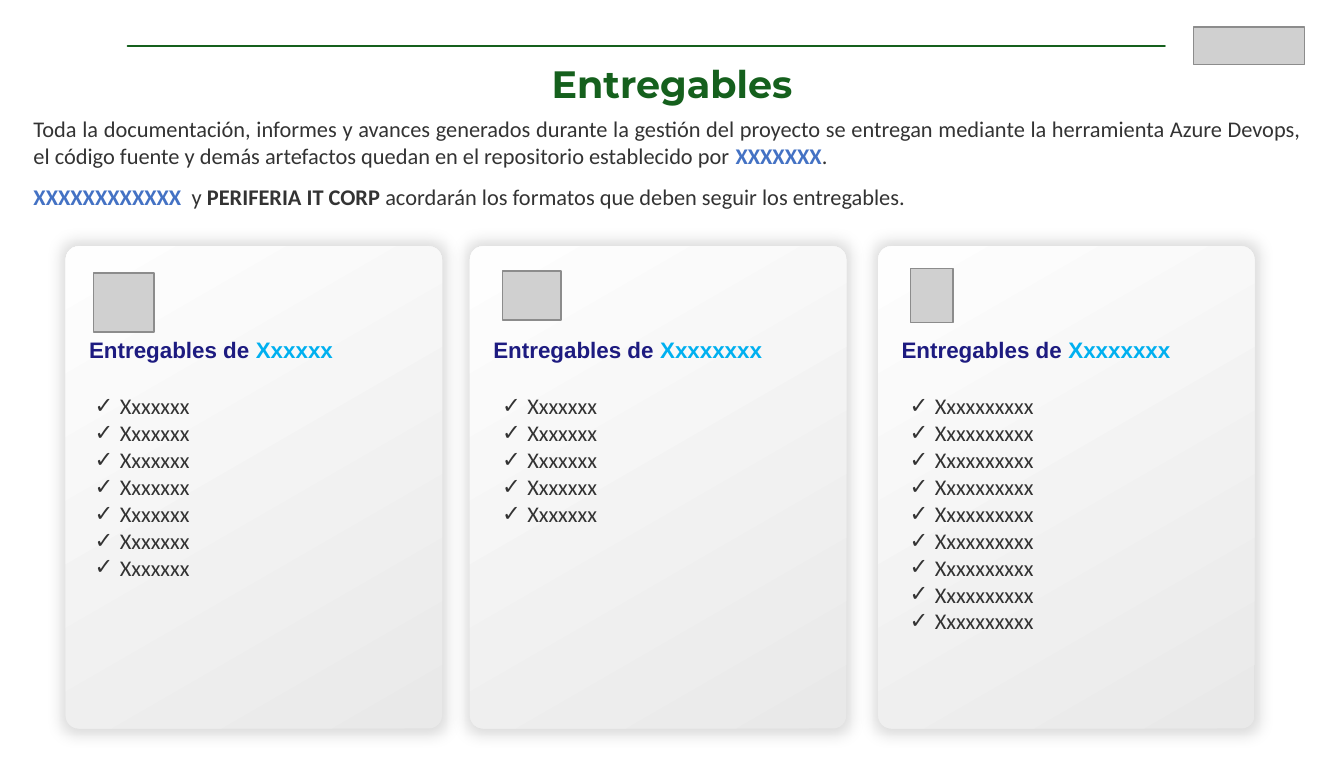
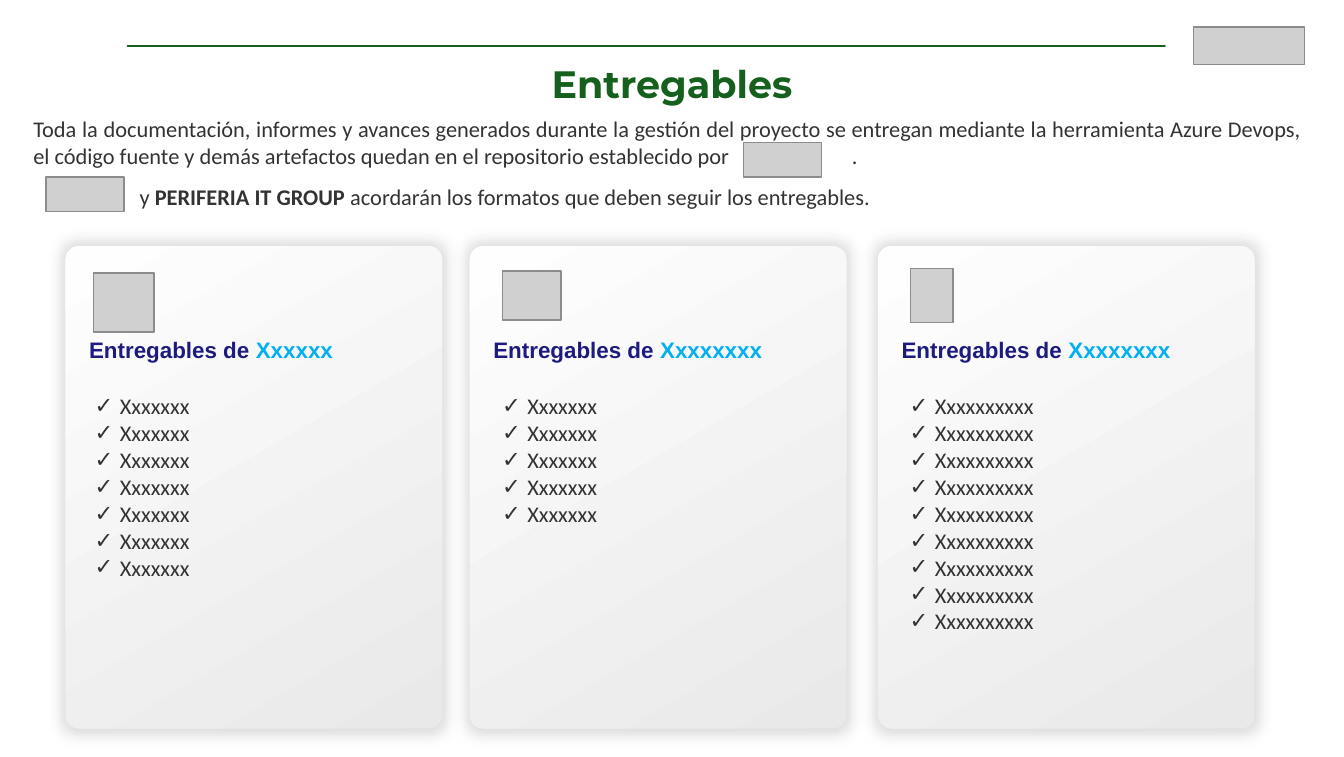
Before and after one commit to KevinLopez25/Solutions, a slide deck: slide 7 of backend/templates/CS-FR-012-PROPUESTA_COMERCIAL_PERIFERIA_IT_CORP.pptx. Drawn at 1344x757 pixels with LibreOffice and Linux fonts; fonts in the diff are those of the drawing; grey boxes stand for pictures; background and template pictures are left out. Boxes give left, top, right and bottom in pixels: in the first picture for what was removed or moved away, otherwise in the second. Text is boxed around its words. In the diff, an @@ line names an element or a change of style, - is before the commit and + after.

```diff
--- a/backend/templates/CS-FR-012-PROPUESTA_COMERCIAL_PERIFERIA_IT_CORP.pptx
+++ b/backend/templates/CS-FR-012-PROPUESTA_COMERCIAL_PERIFERIA_IT_CORP.pptx
@@ text at box(33, 121, 1300, 209): text changed @@
-Toda la documentación, informes y avances generados durante la gestión del proyecto se entregan mediante la herramienta Azure Devops, el código fuente y demás artefactos quedan en el repositorio establecido por XXXXXXX.
-XXXXXXXXXXXX y PERIFERIA IT CORP acordarán los formatos que deben seguir los entregables.
+Toda la documentación, informes y avances generados durante la gestión del proyecto se entregan mediante la herramienta Azure Devops, el código fuente y demás artefactos quedan en el repositorio establecido por .
+y PERIFERIA IT GROUP acordarán los formatos que deben seguir los entregables.
@@ picture added at box(743, 142, 821, 177) @@
@@ picture added at box(46, 177, 124, 212) @@
```
Also in this commit, not shown: 7 other slides changed, 1 slide added, 3 other files.
